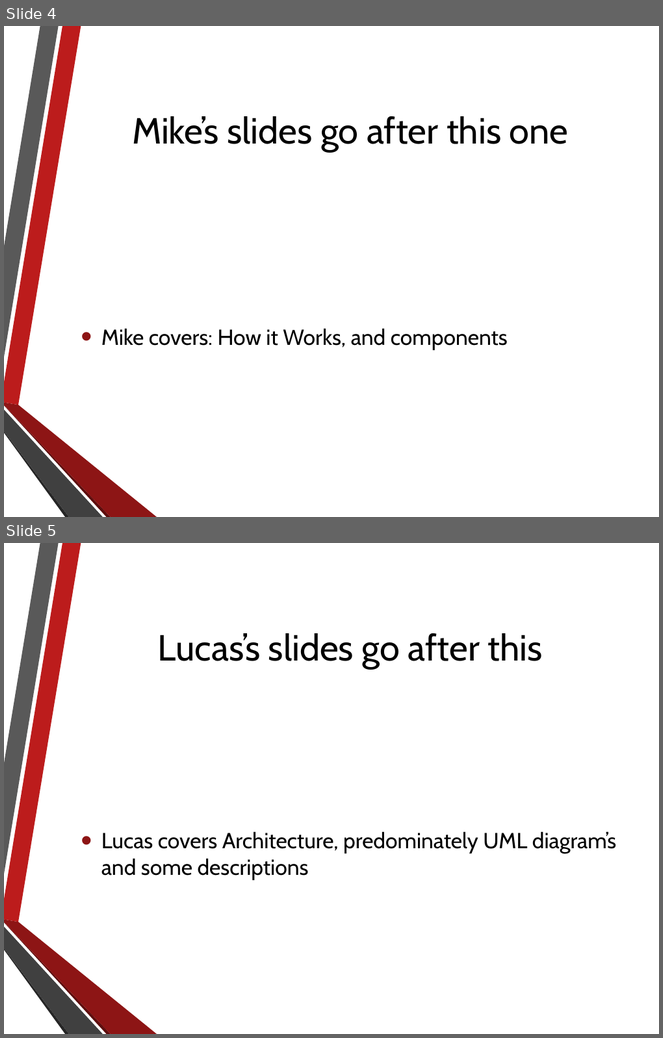
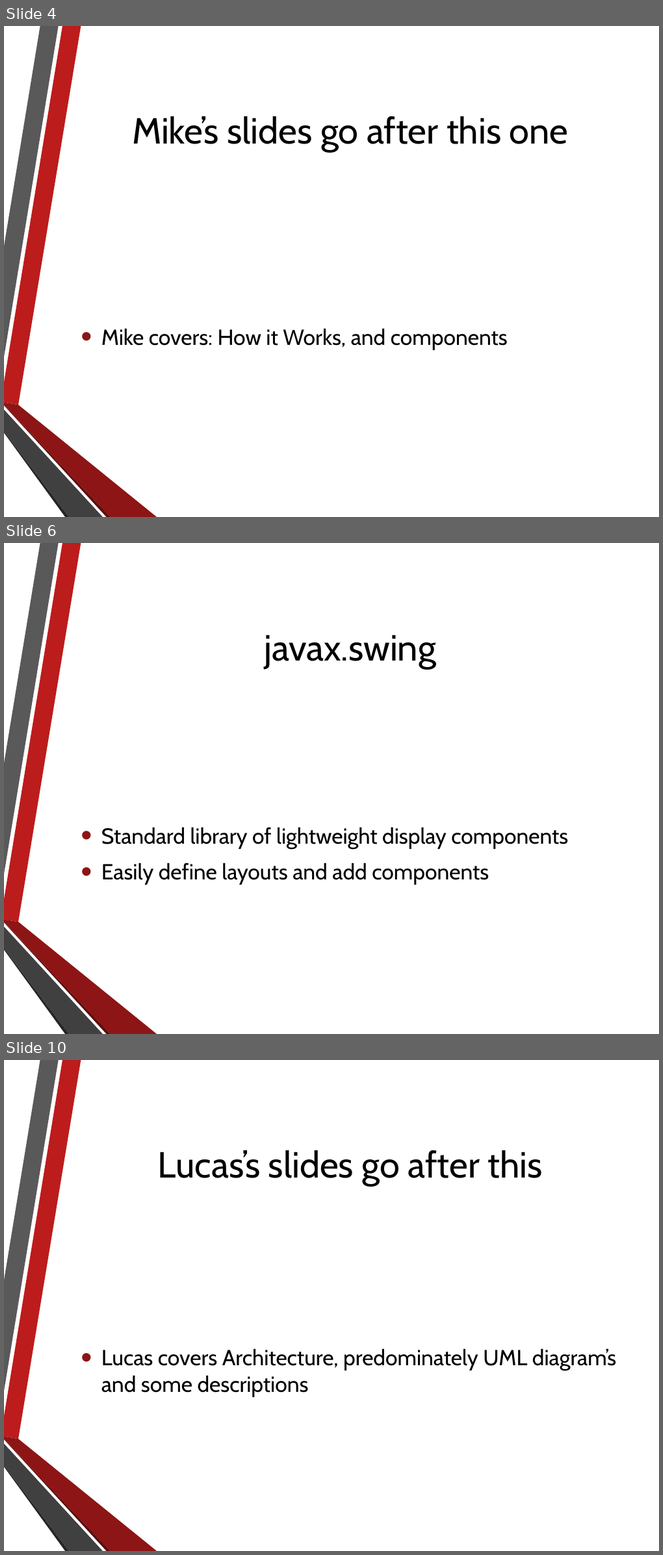
Before and after one commit to NathanielInman/IMS, a slide deck: Presentation.pptx. Shown one above the other, each under a label of ours: slides 4 and 5 before the commit, slides 4, 6 and 10 after it; the slides between them are not shown. The pictures are 663x1038 and 663x1555 pixels, drawn with LibreOffice and Linux fonts; fonts in the diff are those of the drawing; background and template pictures are left out. Boxes give left, top, right and bottom in pixels: in the first picture for what was removed or moved away, otherwise in the second. Text is boxed around its words. In the diff, an @@ line names an element or a change of style, - is before the commit and + after.

```diff
--- a/Presentation.pptx
+++ b/Presentation.pptx
@@ slide 6 added at [4,543,659,1034], background picture (left out); not listed: 6 template elements that a slide beside it also shows @@
@@ title added at [265,635,436,669], 40 pt, text #000000 @@
+javax.swing
@@ text added at [102,827,568,885], 24 pt, text #000000 @@
+• Standard library of lightweight display components
+• Easily define layouts and add components
@@ what was slide 5 is now slide 10 @@
```
Also in this commit, not shown: 4 other slides added, 18 other files.
